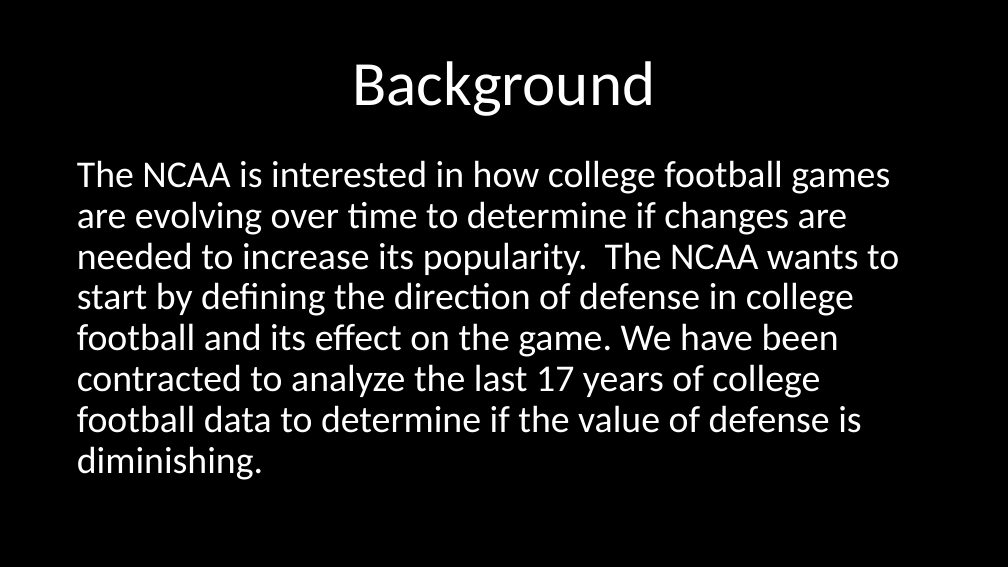
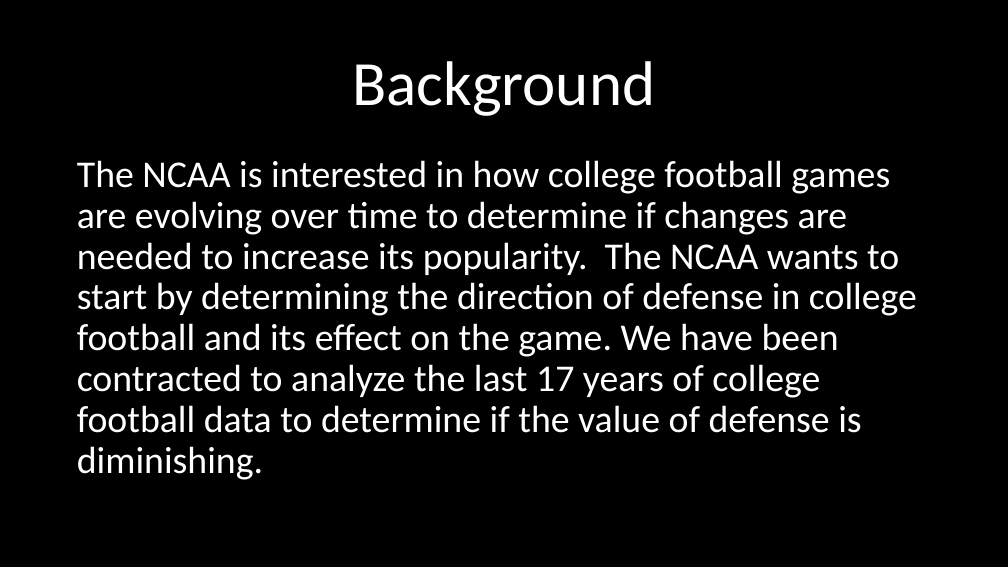
Before and after one commit to khutula/TigerGatorNole_Capstone1, a slide deck: slide 2 of Bootcamp _Campstone1_Project.pptx. Drawn at 1008x567 pixels with LibreOffice and Linux fonts; fonts in the diff are those of the drawing. Boxes give left, top, right and bottom in pixels: in the first picture for what was removed or moved away, otherwise in the second. Text is boxed around its words. In the diff, an @@ line names an element or a change of style, - is before the commit and + after.

```diff
--- a/Bootcamp _Campstone1_Project.pptx
+++ b/Bootcamp _Campstone1_Project.pptx
@@ text at box(77, 160, 917, 480): text changed @@
-The NCAA is interested in how college football games are evolving over time to determine if changes are needed to increase its popularity. The NCAA wants to start by defining the direction of defense in college football and its effect on the game. We have been contracted to analyze the last 17 years of college football data to determine if the value of defense is diminishing.
+The NCAA is interested in how college football games are evolving over time to determine if changes are needed to increase its popularity. The NCAA wants to start by determining the direction of defense in college football and its effect on the game. We have been contracted to analyze the last 17 years of college football data to determine if the value of defense is diminishing.
```
Also in this commit, not shown: 3 other slides changed.
